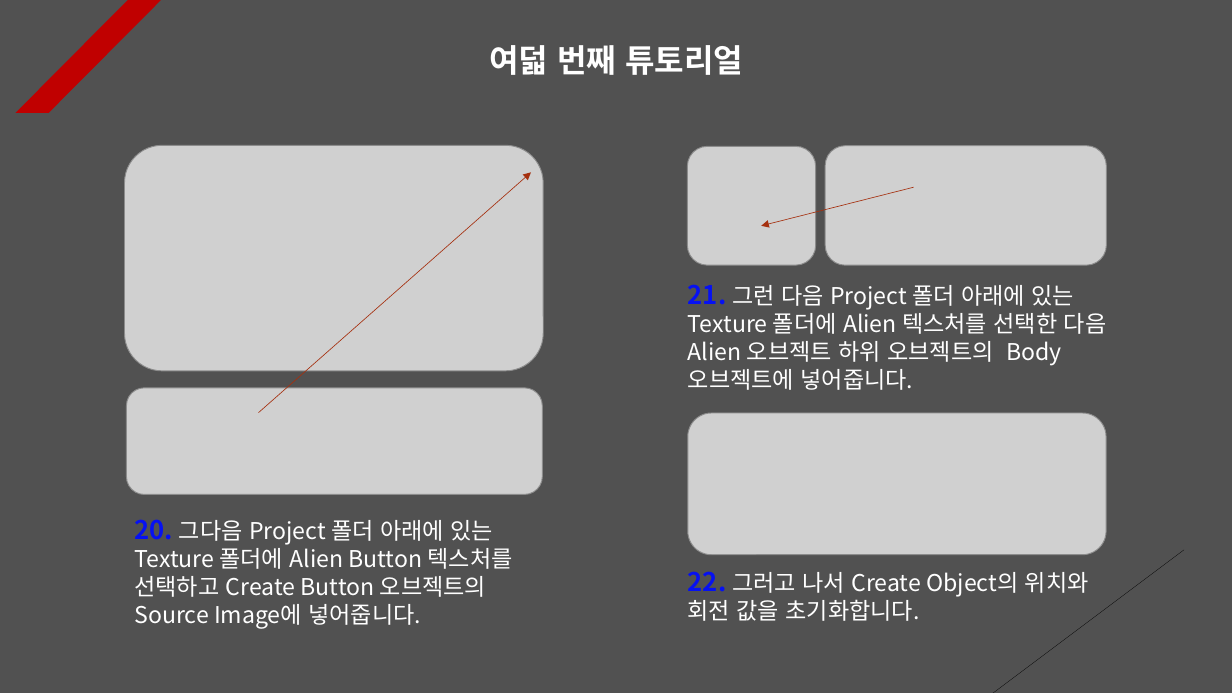
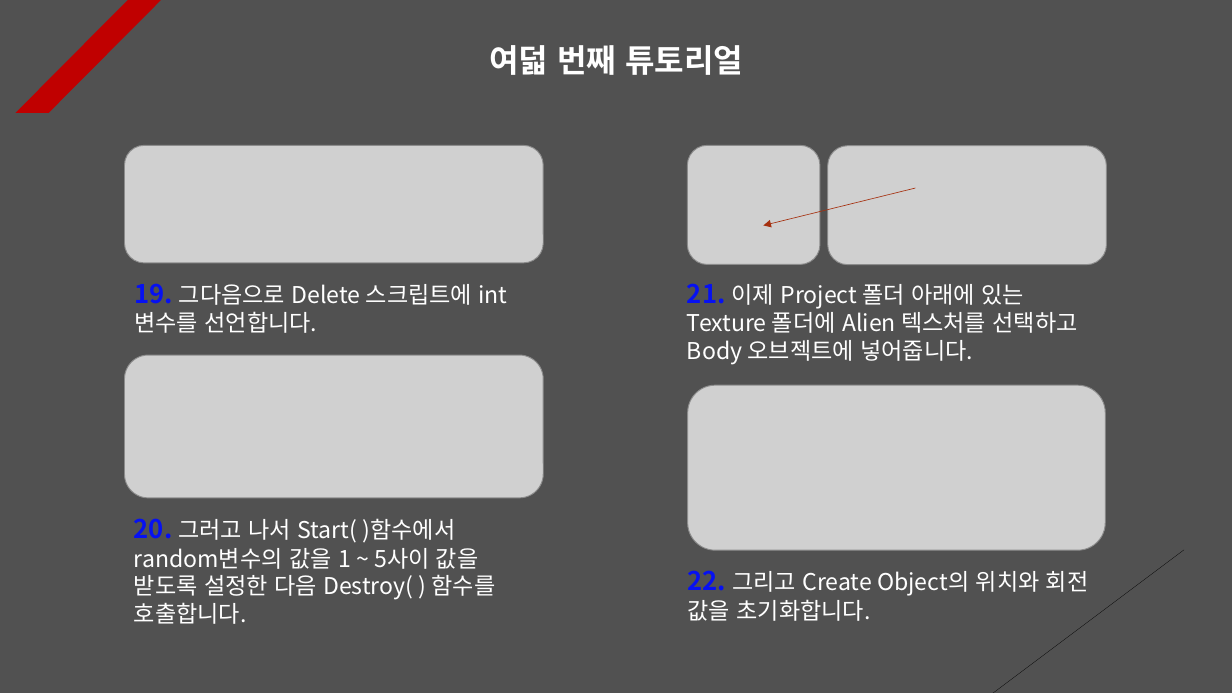
Before and after one commit to Unity2033/3D-UnityEngine, a slide deck: slide 8 of Assets/Instantiate & Destroy/PPT Data/Instatiate and Destroy Example.pptx (slide 9 before the commit). Drawn at 1232x693 pixels with LibreOffice and Linux fonts; fonts in the diff are those of the drawing; grey boxes stand for pictures. Boxes give left, top, right and bottom in pixels: in the first picture for what was removed or moved away, otherwise in the second. Text is boxed around its words. In the diff, an @@ line names an element or a change of style, - is before the commit and + after.

```diff
--- a/Assets/Instantiate & Destroy/PPT Data/Instatiate and Destroy Example.pptx
+++ b/Assets/Instantiate & Destroy/PPT Data/Instatiate and Destroy Example.pptx
@@ picture resized from (x1=125, y1=145, x2=543, y2=371) to (x1=125, y1=145, x2=543, y2=262) @@
@@ picture resized from (x1=688, y1=146, x2=816, y2=265) to (x1=688, y1=145, x2=820, y2=264) @@
@@ arrow removed from (259, 413) to (531, 173) @@
@@ text at (x1=134, y1=283, x2=508, y2=333): text changed @@
-20. 그다음 Project 폴더 아래에 있는 Texture 폴더에 Alien Button 텍스처를 선택하고 Create Button 오브젝트의 Source Image에 넣어줍니다.
+19. 그다음으로 Delete 스크립트에 int 변수를 선언합니다.
@@ text at (x1=687, y1=283, x2=1078, y2=365): text changed @@
-21. 그런 다음 Project 폴더 아래에 있는 Texture 폴더에 Alien 텍스처를 선택한 다음 Alien 오브젝트 하위 오브젝트의 Body 오브젝트에 넣어줍니다.
+21. 이제 Project 폴더 아래에 있는 Texture 폴더에 Alien 텍스처를 선택하고 Body 오브젝트에 넣어줍니다.
@@ picture resized from (x1=127, y1=388, x2=543, y2=494) to (x1=125, y1=355, x2=543, y2=498) @@
@@ picture resized from (x1=688, y1=413, x2=1106, y2=555) to (x1=688, y1=385, x2=1105, y2=551) @@
@@ text added at (x1=134, y1=518, x2=496, y2=624), 18 pt, text #FFFFFF @@
+20. 그러고 나서 Start( )함수에서 random변수의 값을 1 ~ 5사이 값을 받도록 설정한 다음 Destroy( ) 함수를 호출합니다.
@@ text at (x1=688, y1=570, x2=1089, y2=621): text changed @@
-22. 그러고 나서 Create Object의 위치와 회전 값을 초기화합니다.
+22. 그리고 Create Object의 위치와 회전 값을 초기화합니다.
```
Also in this commit, not shown: 11 other slides changed, 1 slide removed, 42 other files.
